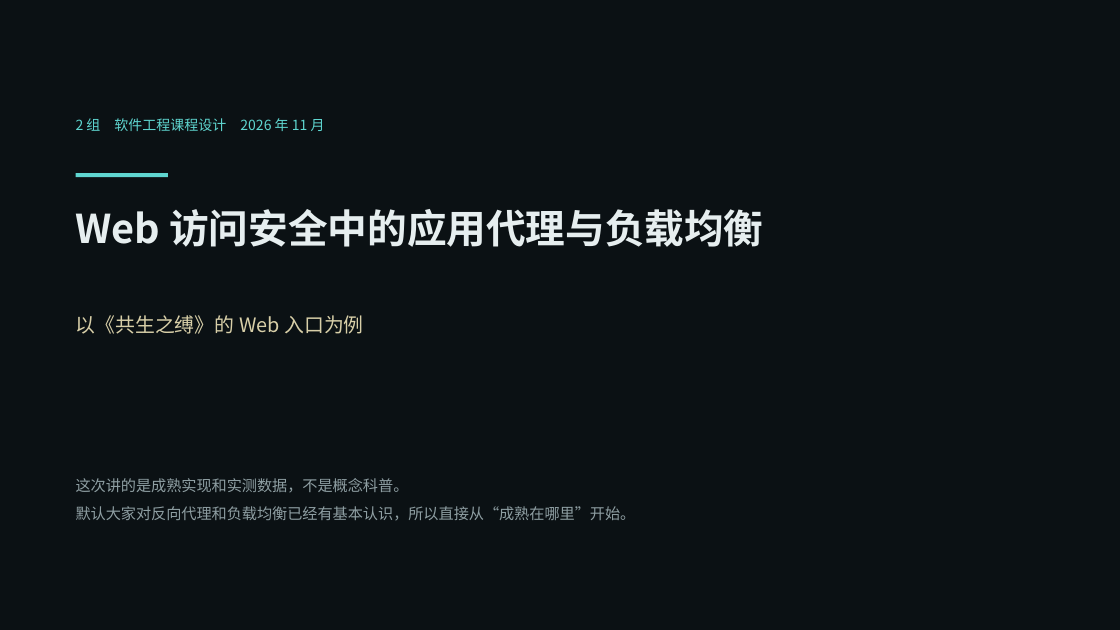
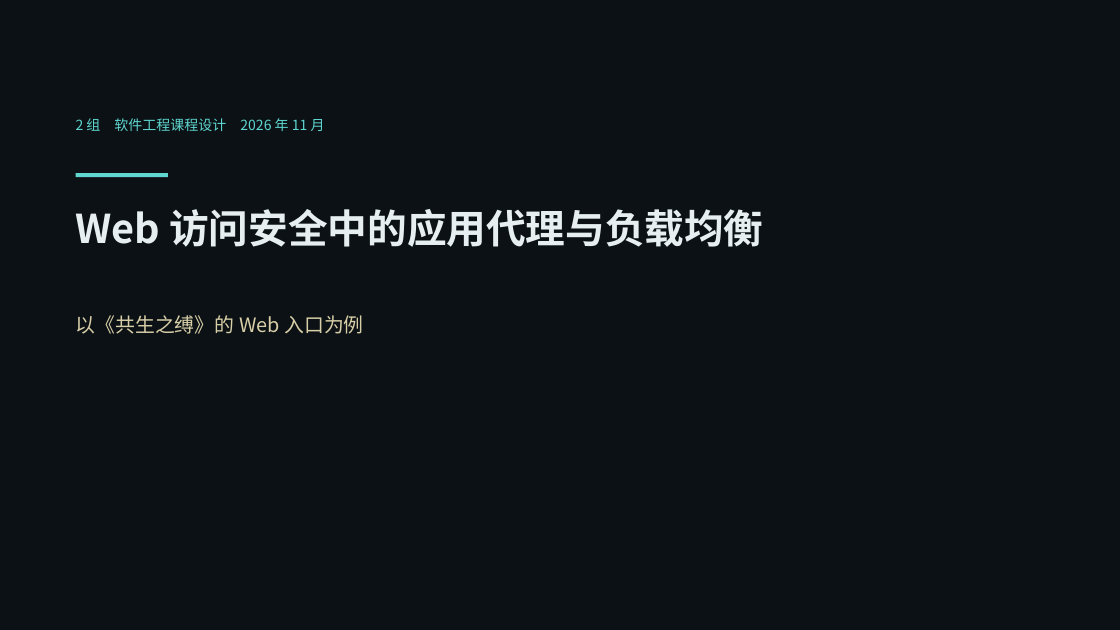
Before and after one commit to VesselPaper/symbiont, a slide deck: slide 1 of share/技术分享-应用代理与负载均衡.pptx. Drawn at 1120x630 pixels with LibreOffice and Linux fonts; fonts in the diff are those of the drawing. Boxes give left, top, right and bottom in pixels: in the first picture for what was removed or moved away, otherwise in the second. Text is boxed around its words. In the diff, an @@ line names an element or a change of style, - is before the commit and + after.

Commit message:
docs(share): 补删流式页那句验证方法，顺手收紧版面
上一版漏了一处跨行字符串没匹配上，这次删净；96MB 页正文上移，去掉中段的空档。

```diff
--- a/share/技术分享-应用代理与负载均衡.pptx
+++ b/share/技术分享-应用代理与负载均衡.pptx
@@ text removed at (76,478,636,520) @@
-这次讲的是成熟实现和实测数据，不是概念科普。
-默认大家对反向代理和负载均衡已经有基本认识，所以直接从“成熟在哪里”开始。
```
Also in this commit, not shown: 14 other slides changed, 1 other file.
